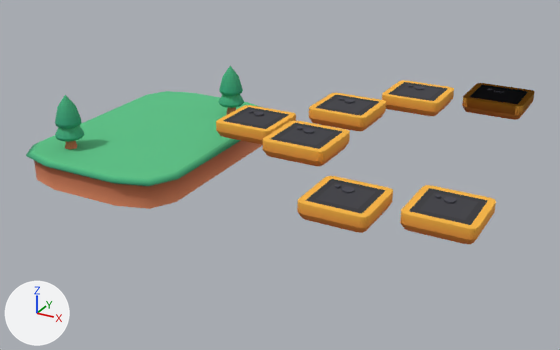
Two versions of the glTF model src/assets/levels/level1.glb, one commit apart.
Rendered twice from a 50 mm camera at (16.0, -20.34, 10.28) aimed at (4.83, -0.03, 0.13). The lights are fixed; the arrows at lower left show +X, +Y and +Z. Where no turn or scale is listed for an object, it has been applied to the vertices.

Objects in the first picture: 'block1', 'platform.002', 'platform.003', 'platform.004', 'platform.005', 'platform.007', 'platform.008', 'platform.009', 'tree-pine', 'tree-pine.001'.
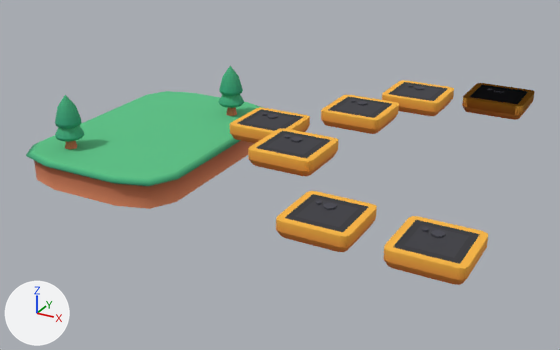
What differs and where, as boxes [x1, y1, x2, y2] in the pictures (560 x 350 px):
'platform.009', moved: before [400, 185, 496, 244]; after [384, 216, 488, 285]
'platform.008', moved: before [297, 176, 393, 233]; after [276, 191, 377, 252]
'platform.002', moved: before [262, 120, 350, 166]; after [248, 128, 338, 176]
'platform.005', moved: before [309, 93, 386, 131]; after [321, 95, 399, 134]
'platform.003', moved: before [216, 105, 296, 145]; after [230, 107, 310, 143]

The change, as a diff of the scene's bpy script:
```diff
--- a/src/assets/levels/level1.glb.py
+++ b/src/assets/levels/level1.glb.py
@@ ob_platform_003 @@
 ob_platform_003 = bpy.data.objects.new('platform.003', me_platform_006)
-ob_platform_003.location = (3.79, 0.29, 1.32)
+ob_platform_003.location = (4.3, 0.29, 1.32)
@@ ob_platform_005 @@
 ob_platform_005 = bpy.data.objects.new('platform.005', me_platform_010)
-ob_platform_005.location = (6.31, 1.88, 1.71)
+ob_platform_005.location = (6.76, 1.88, 1.71)
@@ ob_platform_002 @@
 ob_platform_002 = bpy.data.objects.new('platform.002', me_platform_002)
-ob_platform_002.location = (6.41, -1.27, 1.71)
+ob_platform_002.location = (6.41, -2.06, 1.71)
@@ ob_platform_008 @@
 ob_platform_008 = bpy.data.objects.new('platform.008', me_platform_007)
-ob_platform_008.location = (8.57, -3.21, 1.05)
+ob_platform_008.location = (8.57, -4.35, 1.05)
@@ ob_platform_009 @@
 ob_platform_009 = bpy.data.objects.new('platform.009', me_platform_012)
-ob_platform_009.location = (11.12, -2.41, 1.0)
+ob_platform_009.location = (11.45, -4.38, 1.0)
```
